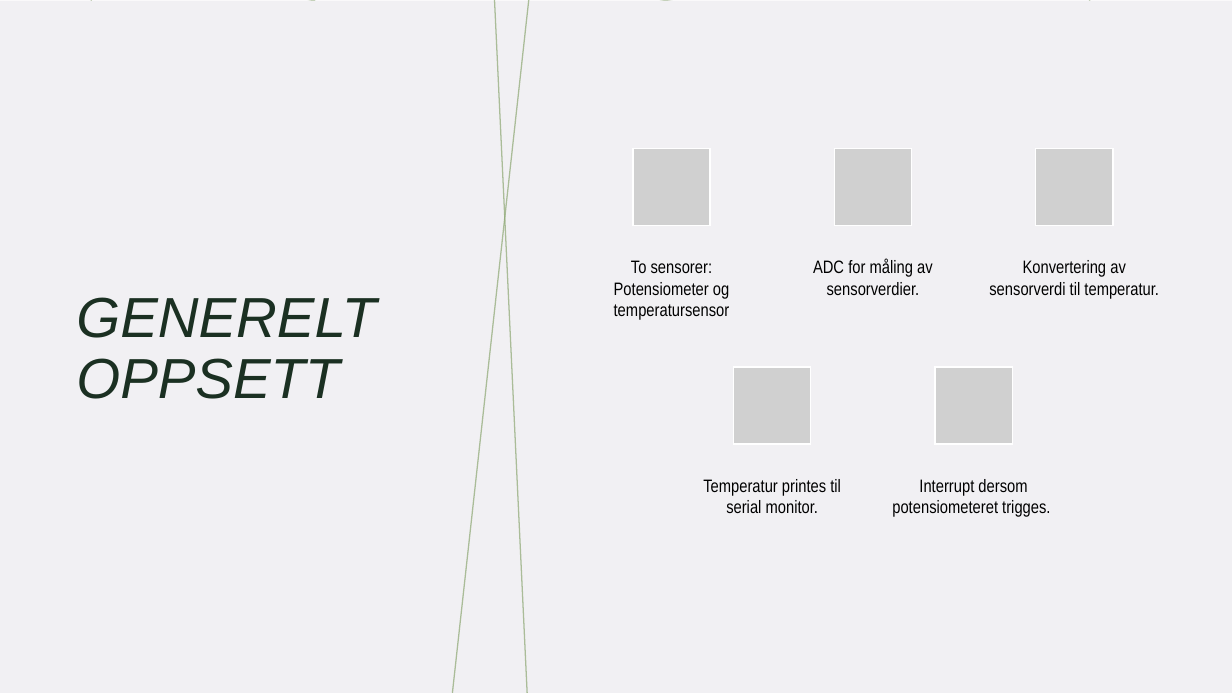
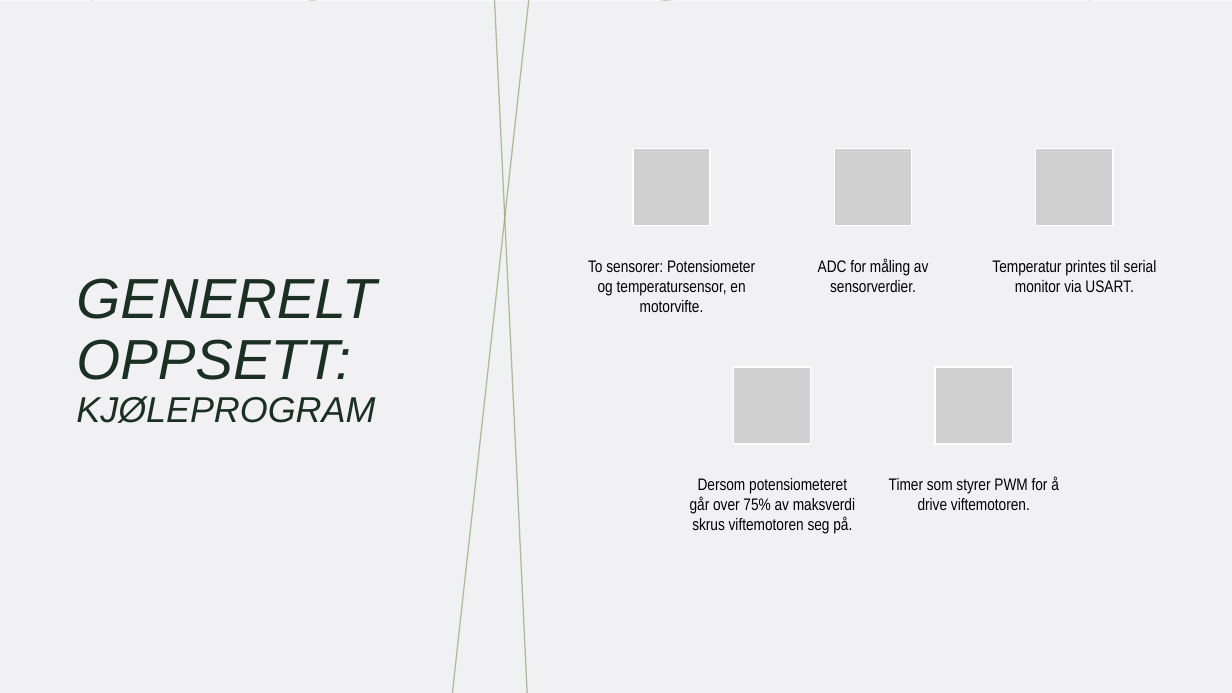
Before and after one commit to IELET2111-project/Hourglass, a slide deck: slide 3 of Presentasjon mikrokontrollere.pptx. Drawn at 1232x693 pixels with LibreOffice and Linux fonts; fonts in the diff are those of the drawing; grey boxes stand for pictures. Boxes give left, top, right and bottom in pixels: in the first picture for what was removed or moved away, otherwise in the second. Text is boxed around its words. In the diff, an @@ line names an element or a change of style, - is before the commit and + after.

```diff
--- a/Presentasjon mikrokontrollere.pptx
+++ b/Presentasjon mikrokontrollere.pptx
@@ text at <box>588,260,755,312</box>: text changed; size 14 to 13 pt @@
-To sensorer: Potensiometer og temperatursensor
+To sensorer: Potensiometer og temperatursensor, en motorvifte.
@@ text "ADC for måling av sensorverdier." at <box>818,258,928,292</box>: size 14 to 13 pt @@
@@ text removed at <box>989,260,1159,299</box> @@
-Konvertering av sensorverdi til temperatur.
@@ text at <box>992,260,1157,292</box>: text changed; size 14 to 13 pt @@
-Temperatur printes til serial monitor.
+Temperatur printes til serial monitor via USART.
@@ title at <box>76,278,376,423</box>: text changed @@
-GENERELT OPPSETT
+GENERELT OPPSETT: KJØLEPROGRAM
@@ text added at <box>690,478,855,534</box>, 13 pt, text #000000 @@
+Dersom potensiometeret går over 75% av maksverdi skrus viftemotoren seg på.
@@ text at <box>889,477,1059,510</box>: text changed; size 14 to 13 pt @@
-Interrupt dersom potensiometeret trigges.
+Timer som styrer PWM for å drive viftemotoren.
```
Also in this commit, not shown: 2 other slides changed.
